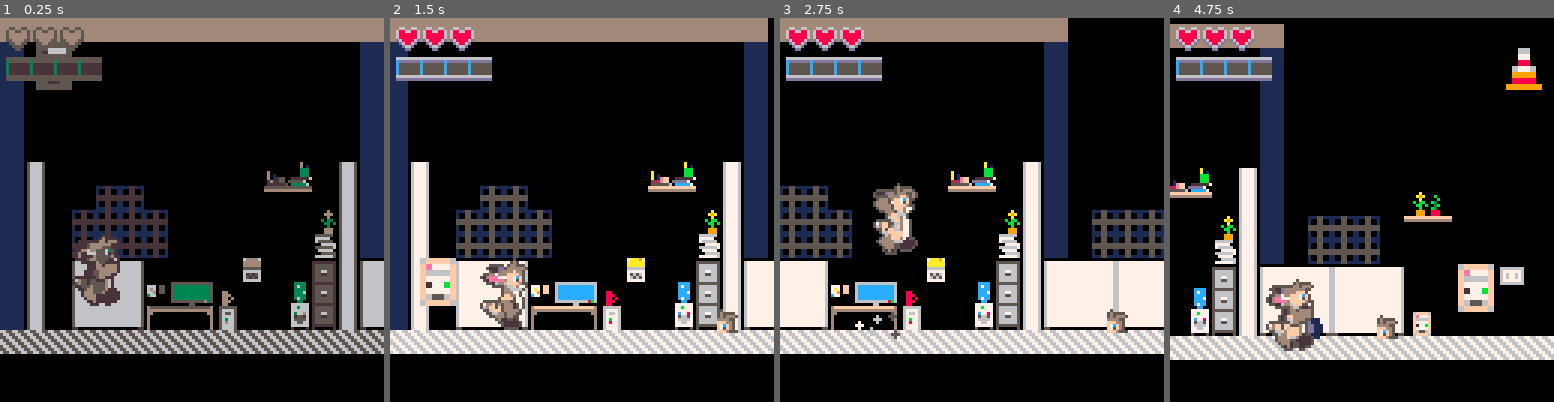
Above: before the commit, frames 1-4 (left to right).
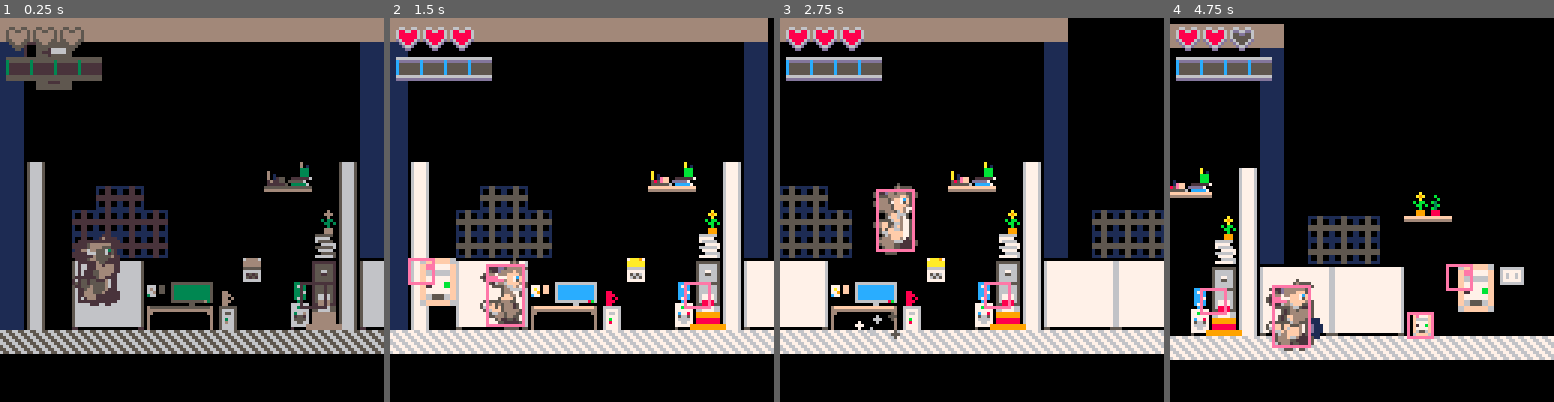
Above: after the commit, the same moments.

Repository: aritosuits/onebuttonjam2024
Game: PICO-8 cartridge cart.p8
Two runs of this game, one before a commit and one after it. Both use one fixed random seed, a clock stepped at 60 frames per second and the inputs below.
Inputs:
- Up to frame 1 (0.25 s): no input
- Up to frame 2 (1.5 s): tap O (Z key) at 0.7 s
- Up to frame 3 (2.75 s): tap O (Z key) at 1.7, 2.1, 2.5 s
- Up to frame 4 (4.75 s): tap O (Z key) every 0.4 s from 2.9 to 4.5 s

The runs differ from the first frame. In frame 1, 0.9% of the frame differs, in the area x 6-90%, y 6-82%; in frame 2, 1.5%; in frame 3, 1.3%; in frame 4, 2.4%, in the area x 7-97%, y 3-86%.

Commit message:
Fixed collider issue, added dollider debug, working on bullet logic and damage

Diff:
--- a/assemblages.lua
+++ b/assemblages.lua
@@ -8,10 +8,10 @@
 	e = entity.create('player', x, y)
 	e:attach('controller')
 	e:attach('autorun', 30)
-	e:attach('health', 3, true)
+	e:attach('health', 3)
 	e:attach('sprite', 0, 2, 3)
 	e:attach('physics')
-	e:attach('collider', 0, 0, 8, 8)
+	e:attach('collider', 2, 2, 12, 20)
 	e:attach('weapon', 0)
 	e:attach('frames')
 	add_anim(e, 'default', {{ num = 0 }})
@@ -36,10 +36,11 @@
 	e:attach('physics', speed or 10, 0, 0)
 	e:attach('health', 1)
 	e:attach('despawn', 60)
+	e:attach('parent', hero)
 	return e
 end)
 
-assemblage.create('enemy_bullet', function(x, y, speed)
+assemblage.create('enemy_bullet', function(parent, x, y, speed)
 	e = entity.create('enemy_bullet', x, y )
 	e:attach('damage', 1)
 	e:attach('sprite', 1)
@@ -48,6 +49,7 @@
 	e:attach('health', 1)
 	e:attach('despawn', 60)
 	printh("made bullet")
+	e:attach('parent', parent)
 	return e
 end)
 
@@ -60,43 +62,35 @@
 	e:attach('physics')
 	e:attach('collider', 0, 0, 8, 8)
 	e:attach('frames')
+	e:attach('damage',1)
+	e:attach('health', 1)
 	if type == 'copier' then
 		e:attach('sprite', 52)
-		e.health = 2
 		e:attach('ai')
-		e:attach('damage',1)
 	elseif type == 'computer' then
 		e:attach('sprite', 52, 1, 1, 2)
-		e.health = 10
 		e:attach('ai_shoot_smrt')
 		add_anim(e, 'default', {{ num = 52 }})
 		add_anim(e, 'idle', {{ num = 52 }, { num = 53 }})
+		add_anim(e, 'shooting', {{num = 54}})
 		e.frames.delay = 3
 		change_anim(e, 'idle')
-		--add_anim(e, 'shoot', {{num = 220}})
 	elseif type == 'cone' then
 		e:attach('sprite', 114, 1, 1, 2)
-		e.health = 20
 		-- this damage is somehow never dealt.
-		e:attach('damage', 1)
-		e:attach('damage_on_touch')
 		e:attach('floating')
 		add_anim(e, 'default', {{ num = 114 }, {num = 115}})
 		e.frames.delay = 3
 		change_anim(e, 'default')
 	elseif type == 'wall' then
 		e:attach('sprite', 169, 1, 1)
-		e.health = 20
 		-- this damage is somehow never dealt.
-		e:attach('damage', 1)
 		e:attach('damage_on_touch')
 		e:attach('floating')
-
 	else
 		e:attach('sprite', 52)
-		e:attach('health', 3)
 		e:attach('floating')
-		e:attach('ai_shoot_dumb')
+		--e:attach('ai_shoot_dumb')
 		add_anim(e, 'default', {{ num = 52 }})
 		add_anim(e, 'idle', {{ num = 52 }, { num = 53 }})
 		change_anim(e, 'idle')
--- a/components.lua
+++ b/components.lua
@@ -24,24 +24,28 @@
 function add_anim(e, name, anim)
 	e.frames[name] = anim
 end
-function change_anim(e, name)
+
+function change_anim(e, name, one_shot)
 	if e.frames.anim == name then return end
 	if type(e.frames[name]) != 'table' then return end
 	e.frames.anim = name
+	e.frames.one_shot = one_shot or false
 	e.frames.frame = 1
-end
-component.create('frames', function()
+  end
+
+  component.create('frames', function()
 	return {
-		animating = true,
-		anim = 'default',
-		tick = 0,
-		delay = 4,
-		frame = 1,
-		default = {
-			{ num = 0, delay = 4 }
-		}
+	  animating = true,
+	  anim = 'default',
+	  tick = 0,
+	  delay = 4,
+	  frame = 1,
+	  one_shot = false,
+	  default = {
+		{ num = 0, delay = 4 }
+	  }
 	}
-end)
+  end)
 
 component.create('autorun', function(speed)
 	return { speed = speed or 1 }
@@ -73,16 +77,12 @@
 
 -- Stuff related to damaging stuff
 component.create('damage', function(damage)
-	if not e:has('player') then return end
 	return { damage = damage or 1 }
 end)
 
 -- Entity health
-component.create('health', function(num, isPlayer)
-	healthMax = 5
-	isPlayer = isPlayer or false;
-	if (num > healthMax) and isPlayer then return healthMax end
-	return num or 3
+component.create('health', function(num)
+	return {current = num or 3, max = num or 3, iframes = 0}
 end)
 
 -- Entity colliders for physics and collisions
@@ -111,9 +111,6 @@
 	}
 end)
 
-component.create('damage_on_touch', function (damage)
-	if not e:has('player') then return end
-	return {
-		damage = damage or 1
-	}
+component.create('parent', function (obj)
+	return obj
 end)
--- a/particle.lua
+++ b/particle.lua
@@ -43,6 +43,14 @@
 			p.h = 4
 			p.vx = 0
 			p.vy = 0
+		elseif type == 'sparks' then
+			p.color = rnd({9, 10, 11})
+			p.radius = 2
+			p.lifetime = 12
+			p.x = x + (rnd(10) - 5)
+			p.y = y + (rnd(2) - 1)
+			p.vx = rnd(4) - 2
+			p.vy = rnd(1) - 0.5
 		else -- default
 			p.vx = rnd(1) - 0.5
 			p.vy = rnd(1) - 0.5
@@ -81,6 +89,8 @@
 			circfill(p.x, p.y, p.radius, p.color)
 		elseif p.type == 'trail' then
 			rectfill(p.x, p.y, p.x + p.w, p.y + p.h, p.color)
+		elseif p.type == 'sparks' then
+			spr(49, p.x, p.y, p.x + p.w, p.x + p.w)
 		else
 			pset(p.x, p.y, p.color)
 		end
--- a/state.game.lua
+++ b/state.game.lua
@@ -7,7 +7,7 @@
 	hero = assemblage.player(24, 72)
 	enemy = assemblage.machine('computer', 8, 8, 1)
 	enemy2 = assemblage.machine('blah', 169, 96, 1)
-	assemblage.machine('cone', 200, 06, 1)
+	assemblage.machine('cone', 100, 88, 1)
 	assemblage.machine('computer', 182, 88, 1)
 end
 
@@ -28,7 +28,7 @@
 	-- ui
 	camera()
 	for i = 1, 3 do
-		spr(hero.health >= i and 223 or 207, (i-1) * 9 + 2, 3) -- health
+		spr(hero.health.current >= i and 223 or 207, (i-1) * 9 + 2, 3) -- health
 	end
 	for i = 1, 4 do
 		spr(hero.weapon.level >= i and 255 or 239, (i-1) * 8 + 2, 13) -- gun
--- a/systems.lua
+++ b/systems.lua
@@ -64,7 +64,7 @@
 			if e:has('player') then
 				assemblage.player_bullet(e.x + 2, e.y + 1, 6)
 			else
-				assemblage.enemy_bullet(e.x + 2, e.y + 1, 6)
+				assemblage.enemy_bullet(e, e.x + 2, e.y + 1, 6)
 			end
 		elseif e.controller.release then
 			e.controller.release = false
@@ -135,52 +135,54 @@
 function overlap(e, o)
 	return e.x + e.collider.ox < o.x + o.collider.ox + o.collider.w and o.x + o.collider.ox < e.x + e.collider.ox + e.collider.w and e.y + e.collider.oy < o.y + o.collider.oy + o.collider.h and o.y + o.collider.oy < e.y + e.collider.oy + e.collider.h
 end
-system.create('bullet', {'damage', 'collider'},
+
+system.create('do_harm', {'damage', 'collider'},
 	function(e, dt)
 		world.each({'collider', 'health'}, function(o)
 			if e == o then return end
+			if e:has('parent') and e.parent == o then return end
+			if not o:has('player') then return end
 			if overlap(e, o) then
-				o.health -= e.damage.damage
-
-				printh("dealt damage: " ..tostr(o.health))
-				if o.health <= 0 then
-					o.health = 0
-					o:attach('despawn', 1)
-				end
-				del(world.entities, e) -- remove bullet
+				printh("check do_harm firing " ..e.name.. "->" .. o.name)
+				if time() < o.health.iframes then return end
+
+				o.health.current -= e.damage.damage
+				o.health.iframes = time()+.5
+				printh("dealt damage: " ..tostr(o.health.current))
+				if o.health.current <= 0 then
+					o.health.current = 0
+					if not o:has('player') then
+						particle.create('smoke', e.x + 10, e.y + 21, 5)
+						o:attach('despawn', 1)
+					else
+						-- player death here
+					end
+				end
+				if e:has('bullet') then
+					del(world.entities, e) -- remove bullet
+				end
 			end
 		end)
 	end,
 	nil
 )
-system.create('damage_on_touch', {'damage_on_touch', 'collider'},
-	function(e, dt)
-		world.each({'collider', 'health'}, function(o)
-			if e == o then return end
-			if overlap(e, o) then
-				o.health -= e.damage.damage
-				printh("dealt damage: " ..tostr(o.health))
-				if o.health <= 0 then
-					o.health = 0
-					o:attach('despawn', 1)
-				end
-			end
-		end)
-	end,
-	nil
-)
 
 system.create('animation', {'frames'},
-	function(e, dt)
-		if e.frames.animating then
-			local delay = (e.frames[e.frames.anim] and e.frames[e.frames.anim][e.frames.frame] and e.frames[e.frames.anim][e.frames.frame].delay) and e.frames[e.frames.anim][e.frames.frame].delay or e.frames.delay
-			e.frames.tick = (e.frames.tick + 1) % delay
-			if (e.frames.tick == 0) then
-				e.frames.frame = e.frames.frame % #e.frames[e.frames.anim] + 1
-			end
-		end
-	end,
-	nil
+  function(e, dt)
+    if e.frames.animating then
+      local delay = (e.frames[e.frames.anim] and e.frames[e.frames.anim][e.frames.frame] and e.frames[e.frames.anim][e.frames.frame].delay) and e.frames[e.frames.anim][e.frames.frame].delay or e.frames.delay
+      e.frames.tick = (e.frames.tick + 1) % delay
+      if (e.frames.tick == 0) then
+		if e.frames.frame == #e.frames[e.frames.anim] and e.frames.one_shot then
+			e.frames.frame = 1
+			e.frames.anim = 'default'
+		else
+        	e.frames.frame = e.frames.frame % #e.frames[e.frames.anim] + 1
+		end
+      end
+    end
+  end,
+  nil
 )
 
 system.create('despawner', {'health', 'despawn'},
@@ -210,29 +212,43 @@
 )
 
 
-system.create('ai_shoot_dumb', {'ai_shoot_dumb'}, function(e, dt)
+system.create('ai_shoot_dumb', {'ai_shoot_dumb', 'frames'}, function(e, dt)
 	if e.ai_shoot_dumb.ttsa <= 0 then
-		printh(e.ai_shoot_dumb.ttsa)
-	 assemblage.enemy_bullet(e.x + 2, e.y + 1, 6)
-	 e.ai_shoot_dumb.ttsa = 20
-	 printh(e.ai_shoot_dumb.ttsa)
+		change_anim(e, 'shooting', true)
+	 	assemblage.enemy_bullet(e, e.x + 2, e.y + 1, 6)
+	 	e.ai_shoot_dumb.ttsa = 20
+	 	--printh(e.ai_shoot_dumb.ttsa)
 	else
-	 e.ai_shoot_dumb.ttsa -= 1
-	end
-   end, nil)
-
-system.create('ai_shoot_smrt', {'ai_shoot_smrt'}, function(e, dt)
+		 e.ai_shoot_dumb.ttsa -= 1
+	end
+   end, nil
+)
+
+system.create('ai_shoot_smrt', {'ai_shoot_smrt', 'frames'}, function(e, dt)
 	if e.ai_shoot_smrt.ttsa <= 0 then
 		e.ai_shoot_smrt.ttsa = 20
 		if e.y == hero.y then
 			if hero.x <= (e.x + e.ai_shoot_smrt.max_range) then
-				printh(e.ai_shoot_smrt.ttsa)
-	 			assemblage.enemy_bullet(e.x + 2, e.y + 1, 6)
+				change_anim(e, 'shooting', true)
+	 			assemblage.enemy_bullet(e, e.x + 2, e.y + 1, 6)
 			else
-				printh(e.ai_shoot_smrt.ttsa .. "range: " .. e.ai_shoot_smrt.max_range .. "hero dist: " .. (e.ai_shoot_smrt.max_range - hero.x))
+				--printh(e.ai_shoot_smrt.ttsa .. "range: " .. e.ai_shoot_smrt.max_range .. "hero dist: " .. (e.ai_shoot_smrt.max_range - hero.x))
+				change_anim(e, 'idle')
 			end
 		end
 	else
 	 e.ai_shoot_smrt.ttsa -= 1
 	end
-   end, nil)
+   end, nil
+)
+
+system.create('bounding_box_debug', {'collider'},
+	nil,
+	function(e)
+		rect(e.x + e.collider.ox,
+			e.y + e.collider.oy, e.x + e.collider.ox + e.collider.w,
+			e.y + e.collider.oy + e.collider.h,
+			14
+		)
+	end
+)
